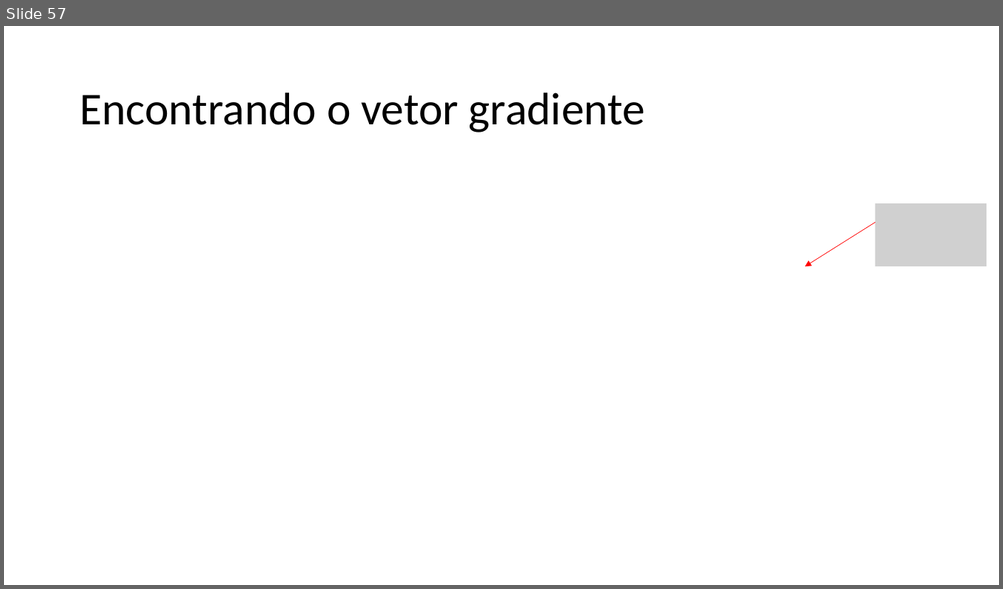
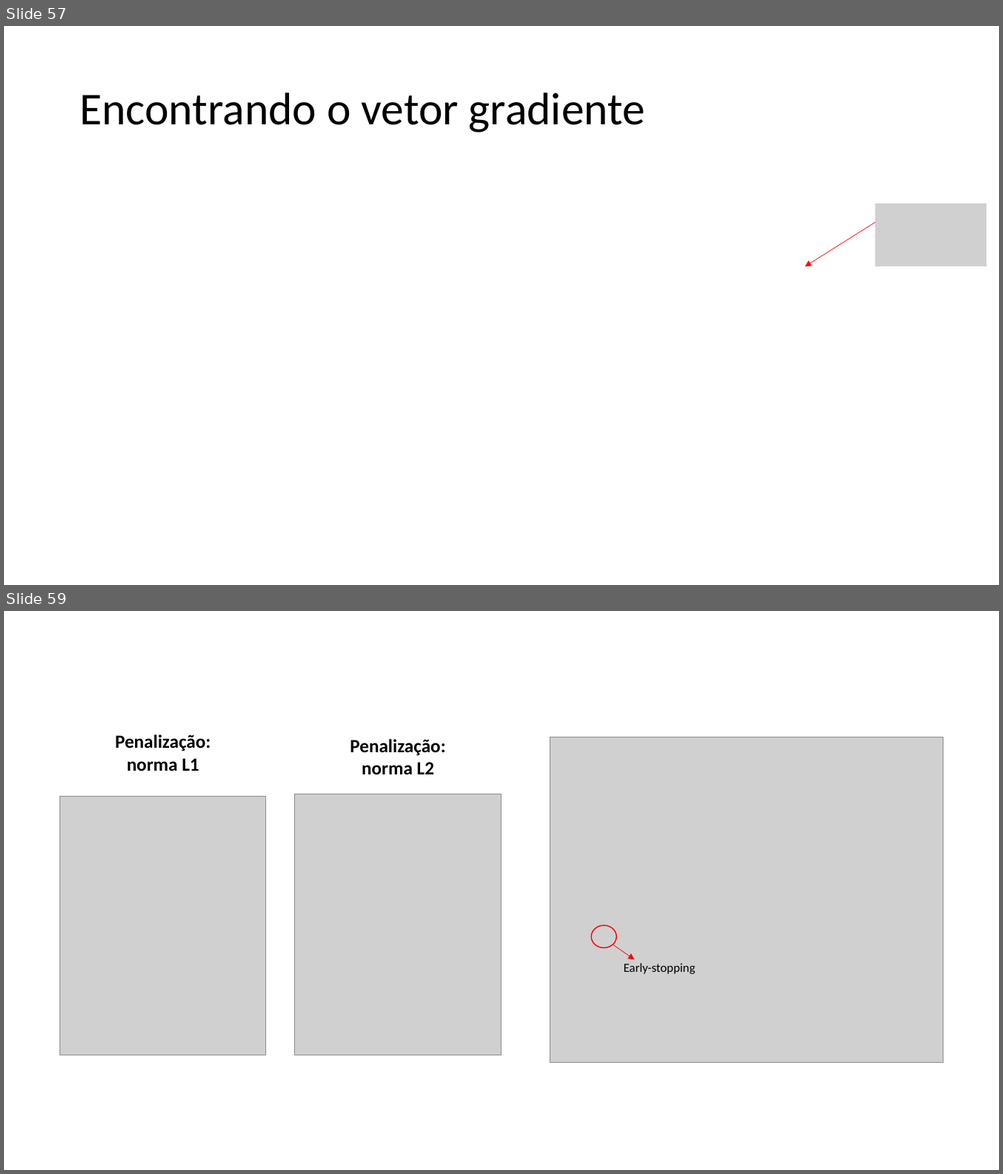
Before and after one commit to zz4fap/c24_inteligencia_artificial, a slide deck: slides/C24_Classificação.pptx. Shown one above the other, each under a label of ours: slide 57 before the commit, slides 57 and 59 after it; the slides between them are not shown. The pictures are 1003x589 and 1003x1174 pixels, drawn with LibreOffice and Linux fonts; fonts in the diff are those of the drawing; grey boxes stand for pictures. Boxes give left, top, right and bottom in pixels: in the first picture for what was removed or moved away, otherwise in the second. Text is boxed around its words. In the diff, an @@ line names an element or a change of style, - is before the commit and + after.

```diff
--- a/slides/C24_Classificação.pptx
+++ b/slides/C24_Classificação.pptx
@@ slide 59 added at box(4, 611, 999, 1170), background #FFFFFF @@
@@ group added at box(60, 735, 502, 1055): 2 texts, 2 pictures @@
+Penalização: norma L1
+Penalização: norma L2
@@ group added at box(549, 737, 942, 1063): 1 picture, 1 ellipse, 1 text, 1 arrow @@
+Early-stopping
```
Also in this commit, not shown: 7 slides changed, 1 other slide added, 2 other files.
